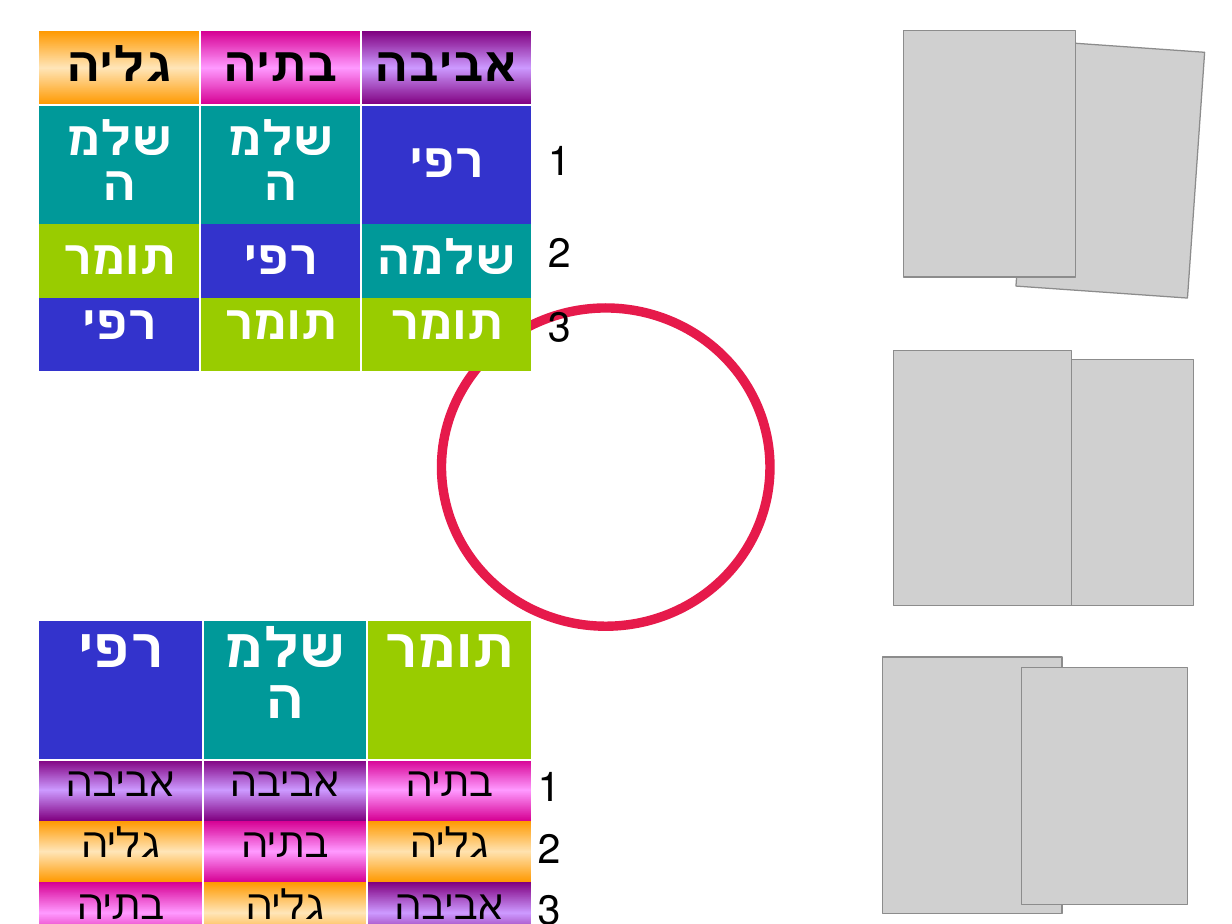
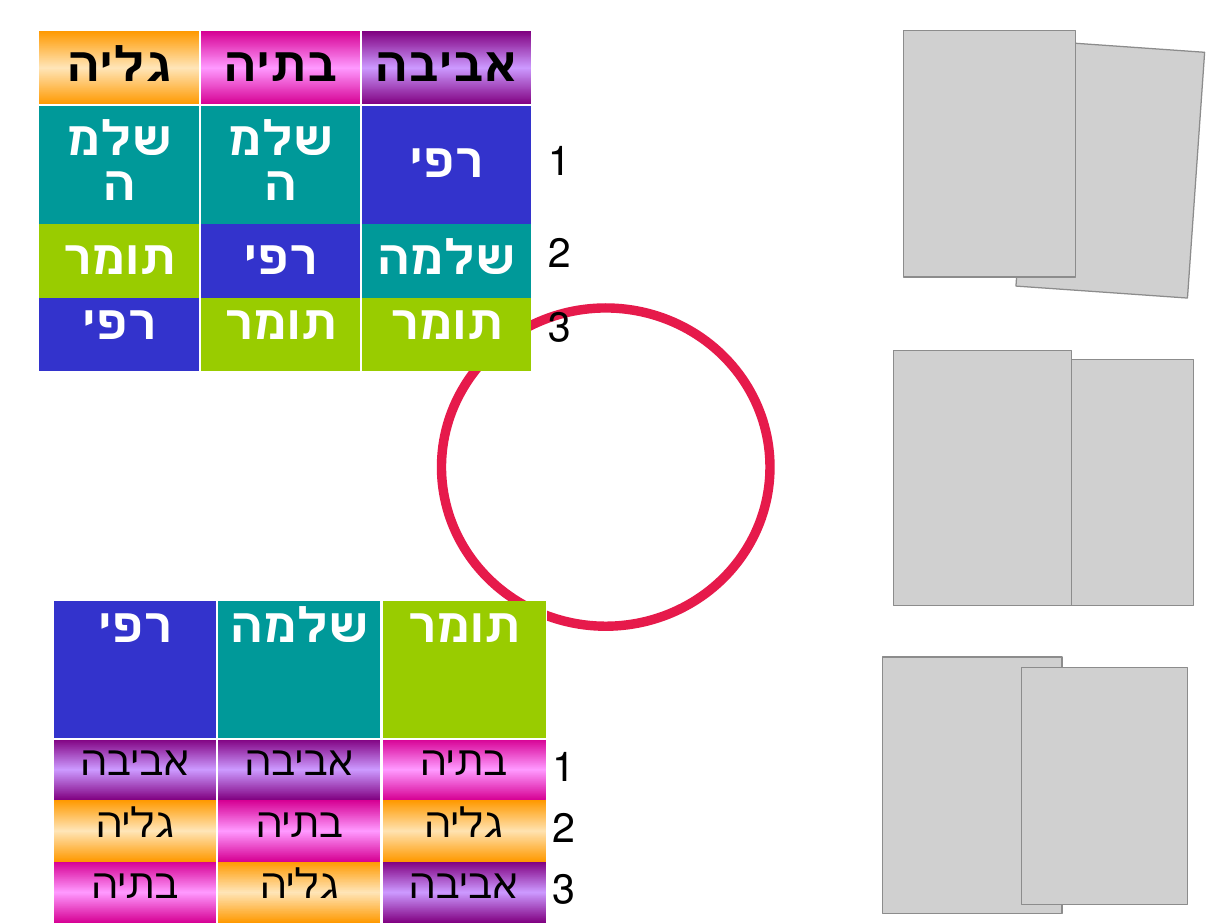
Before and after one commit to erelsgl-at-ariel/algorithms-5781, a slide deck: slide 9 of 10-matching/slides.odp. Drawn at 1232x924 pixels with LibreOffice and Linux fonts; fonts in the diff are those of the drawing; grey boxes stand for pictures. Boxes give left, top, right and bottom in pixels: in the first picture for what was removed or moved away, otherwise in the second. Text is boxed around its words. In the diff, an @@ line names an element or a change of style, - is before the commit and + after.

```diff
--- a/10-matching/slides.odp
+++ b/10-matching/slides.odp
@@ table at [53,601,585,924] @@
@@ size 32 to 28 pt in "רפי", "שלמה", "תומר" @@
@@ table: place and size @@
-table at [38,621,570,923]
+table at [53,601,585,924]
```
Also in this commit, not shown: 12 other slides changed, 3 other files.
